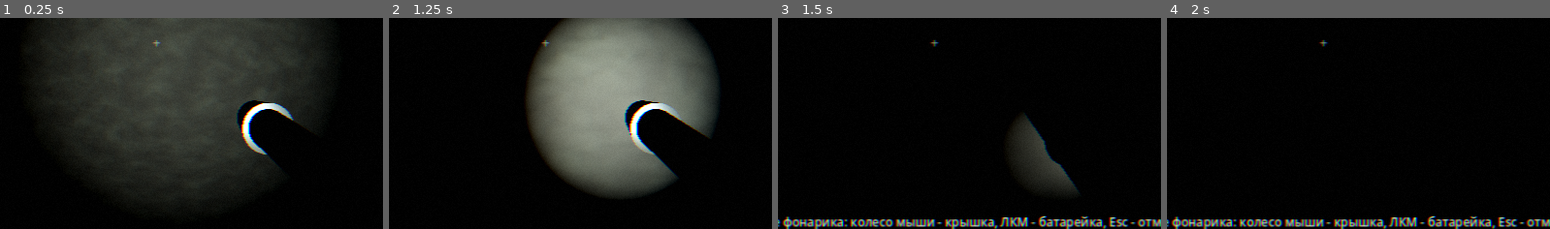
Above: before the commit, frames 1-4 (left to right).
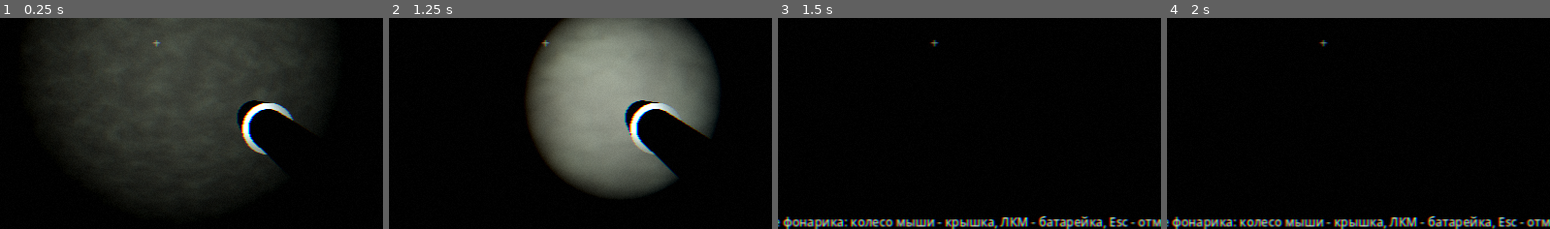
Above: after the commit, the same moments.

Repository: SlendStick/Snare
Game: Godot game, scene res://scenes/main.tscn
Same seed, same stepped clock (60 frames per second), same inputs: the game is played once before the commit and once after it.
Inputs (mouse positions are % of the whole screen's width and height, from its top left):
- Up to frame 1 (0.25 s): no input
- Up to frame 2 (1.25 s): tap Enter at 0.5 s; move the mouse to (55, 49) at 0.52 s; hold W (move_forward) from 0.53 s (still down); hold Ctrl (crouch) from 0.53 s (still down); click (55, 49) at 0.67 s; tap Space at 0.77 s
- Up to frame 3 (1.5 s): keep holding W (move_forward); move the mouse to (45, 50) at 1.27 s; release Ctrl (crouch) at 1.28 s; tap R (flashlight_service) at 1.35 s
- Up to frame 4 (2 s): keep holding W (move_forward); tap Space at 1.52 s
The pictures show only the part of the screen within x 29-79%, y 44-94%; the shares and areas given below are measured in that part.

Frames 1-2 are identical in both runs. In frame 3, 2.9% of the frame differs, in the area x 61-79%, y 45-83%; in frame 4, nothing differs.

Commit message:
Tune flashlight shadow bias to reduce distance artifacts
Co-authored-by: arena-agent <297053741+arena-agent@users.noreply.github.com>

Diff:
--- a/scenes/player/flashlight.tscn
+++ b/scenes/player/flashlight.tscn
@@ -25,6 +25,9 @@
 light_energy = 4.5
 light_volumetric_fog_energy = 1.0
 shadow_enabled = true
+shadow_bias = 0.2
+shadow_normal_bias = 2.0
+shadow_blur = 0.5
 spot_range = 22.0
 spot_angle = 38.0
 spot_angle_attenuation = 0.8
